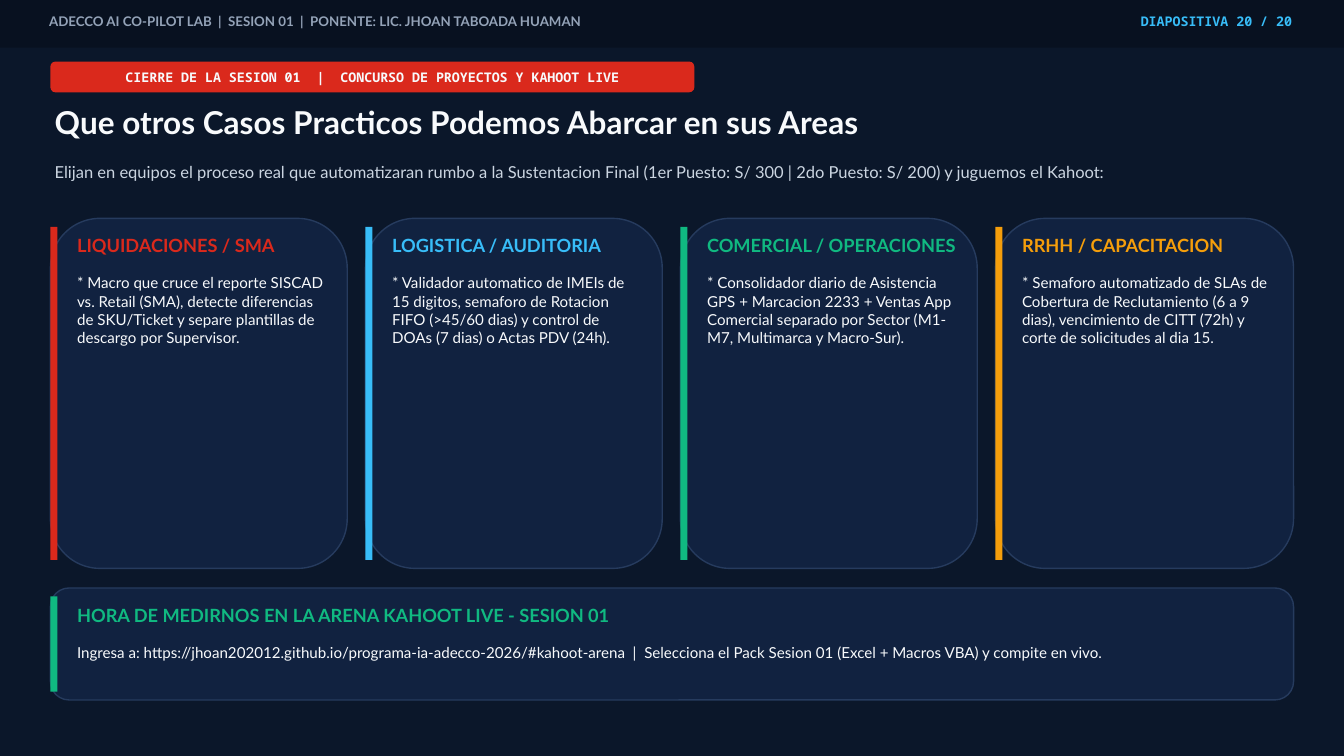
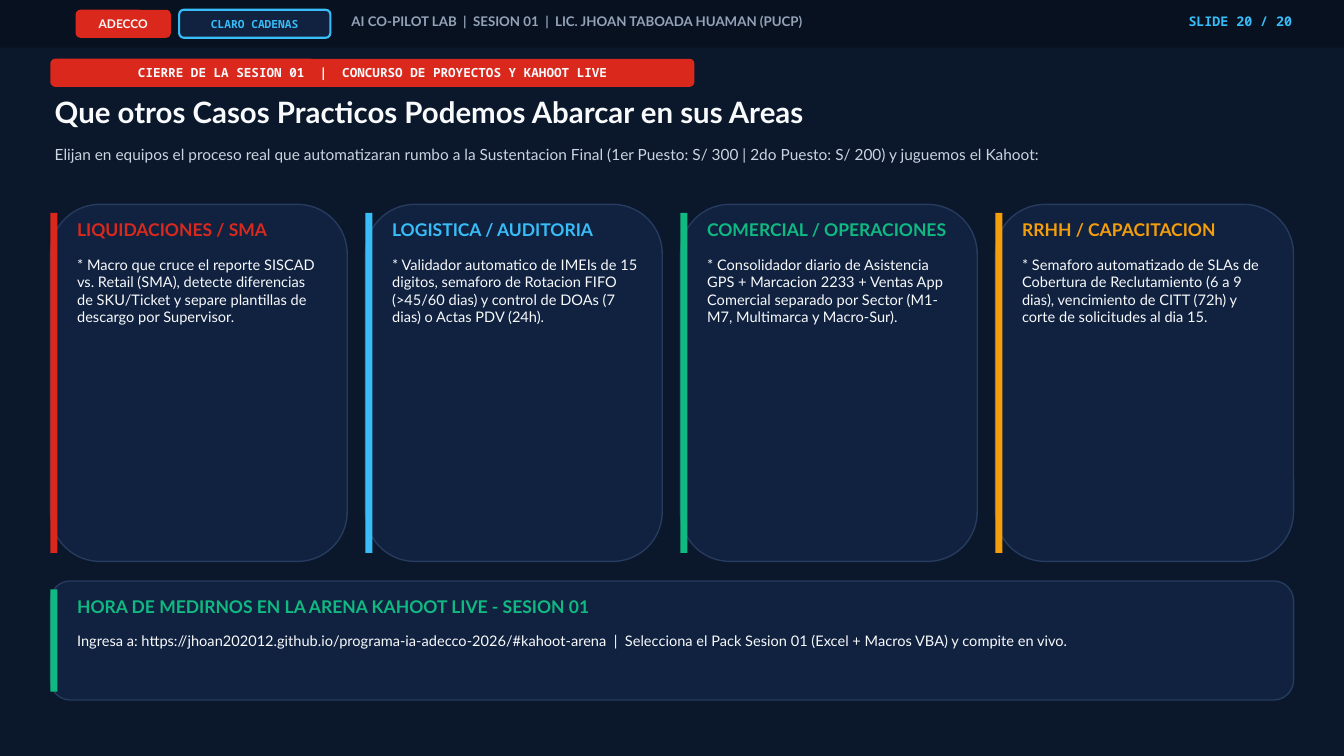
Before and after one commit to jhoan202012/programa-ia-adecco-2026, a slide deck: slide 20 of Clase_01_Adecco_AI_Copilot_Lab.pptx. Drawn at 1344x756 pixels with LibreOffice and Linux fonts; fonts in the diff are those of the drawing. Boxes give left, top, right and bottom in pixels: in the first picture for what was removed or moved away, otherwise in the second. Text is boxed around its words. In the diff, an @@ line names an element or a change of style, - is before the commit and + after.

```diff
--- a/Clase_01_Adecco_AI_Copilot_Lab.pptx
+++ b/Clase_01_Adecco_AI_Copilot_Lab.pptx
@@ rounded rectangle added at (x1=76, y1=10, x2=170, y2=38), fill #DA291C, 8.5 pt, text #F8FAFC, bold @@
+ADECCO
@@ rounded rectangle added at (x1=179, y1=10, x2=331, y2=38), fill #112240, outline #38BDF8 1.5 pt, 8 pt, text #38BDF8, bold @@
+CLARO CADENAS
@@ text at (x1=351, y1=16, x2=802, y2=28): text changed @@
-ADECCO AI CO-PILOT LAB | SESION 01 | PONENTE: LIC. JHOAN TABOADA HUAMAN
+AI CO-PILOT LAB | SESION 01 | LIC. JHOAN TABOADA HUAMAN (PUCP)
@@ text at (x1=1189, y1=16, x2=1292, y2=26): text changed @@
-DIAPOSITIVA 20 / 20
+SLIDE 20 / 20
@@ rounded rectangle "CIERRE DE LA SESION 01 ..." moved from (x1=50, y1=62, x2=695, y2=93) to (x1=50, y1=58, x2=695, y2=87) @@
@@ rounded rectangle "CIERRE DE LA SESION 01 ..." at (x1=50, y1=58, x2=695, y2=87): size 9.5 to 9 pt @@
@@ text "Que otros Casos Practicos Podemos ..." at (x1=55, y1=101, x2=803, y2=127): size 22.5 to 21 pt @@
@@ 5 texts moved together from (x1=55, y1=165, x2=1224, y2=255) to (x1=55, y1=148, x2=1215, y2=239) @@
@@ text "Elijan en equipos el proceso ..." at (x1=55, y1=148, x2=1039, y2=163): size 11.8 to 11 pt @@
@@ rounded rectangle resized from (x1=50, y1=219, x2=347, y2=569) to (x1=50, y1=205, x2=347, y2=562) @@
@@ rounded rectangle resized from (x1=365, y1=219, x2=661, y2=569) to (x1=365, y1=205, x2=661, y2=562) @@
@@ rounded rectangle resized from (x1=681, y1=219, x2=977, y2=569) to (x1=681, y1=205, x2=977, y2=562) @@
@@ rounded rectangle resized from (x1=996, y1=219, x2=1295, y2=569) to (x1=996, y1=205, x2=1295, y2=562) @@
@@ rectangle resized from (x1=50, y1=227, x2=57, y2=561) to (x1=50, y1=213, x2=57, y2=554) @@
@@ rectangle resized from (x1=365, y1=227, x2=372, y2=561) to (x1=365, y1=213, x2=372, y2=554) @@
@@ rectangle resized from (x1=681, y1=227, x2=688, y2=561) to (x1=681, y1=213, x2=688, y2=554) @@
@@ size 13 to 12.5 pt in 5 elements at (x1=77, y1=600, x2=589, y2=613), (x1=1022, y1=223, x2=1215, y2=236), (x1=392, y1=223, x2=593, y2=236), (x1=77, y1=223, x2=267, y2=239), (x1=707, y1=223, x2=946, y2=236) @@
@@ rectangle resized from (x1=996, y1=227, x2=1003, y2=561) to (x1=996, y1=213, x2=1003, y2=554) @@
@@ size 10.8 to 10.4 pt in 5 elements at (x1=77, y1=635, x2=1067, y2=649), (x1=1022, y1=259, x2=1259, y2=322), (x1=77, y1=259, x2=315, y2=325), (x1=392, y1=259, x2=637, y2=324), (x1=707, y1=259, x2=943, y2=325) @@
@@ 4 texts moved together from (x1=77, y1=277, x2=1267, y2=346) to (x1=77, y1=259, x2=1259, y2=325) @@
@@ rounded rectangle resized from (x1=50, y1=588, x2=1294, y2=700) to (x1=50, y1=581, x2=1294, y2=700) @@
@@ rectangle resized from (x1=50, y1=597, x2=57, y2=692) to (x1=50, y1=590, x2=57, y2=692) @@
@@ 3 texts moved together from (x1=55, y1=110, x2=1102, y2=661) to (x1=55, y1=101, x2=1067, y2=649) @@
```
Also in this commit, not shown: 18 other slides changed, 1 slide added, 1 slide removed, 4 other files.
